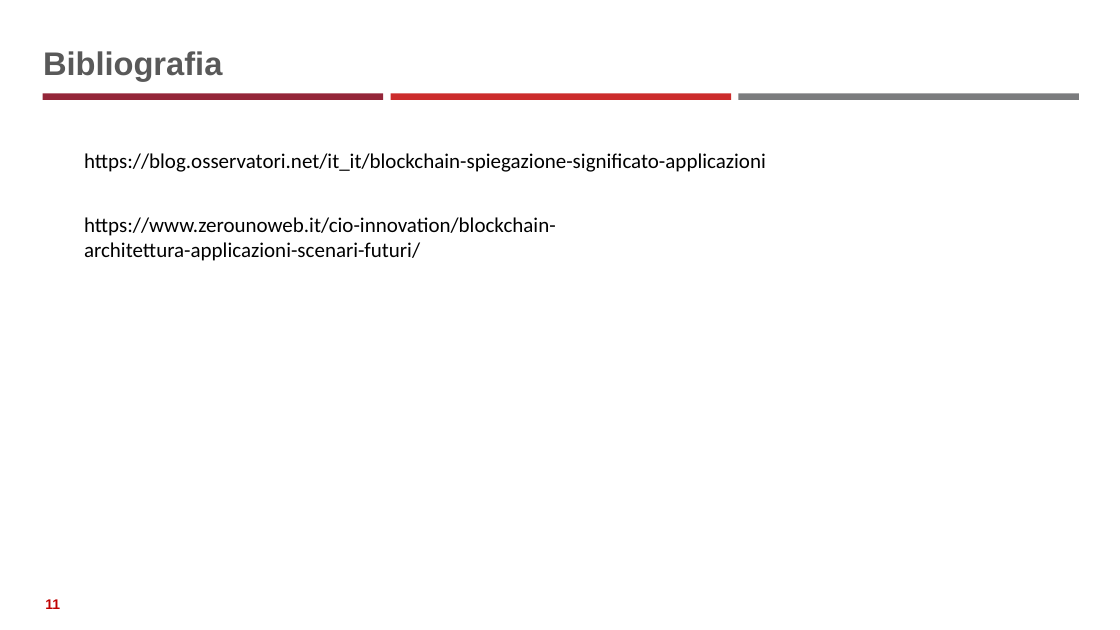
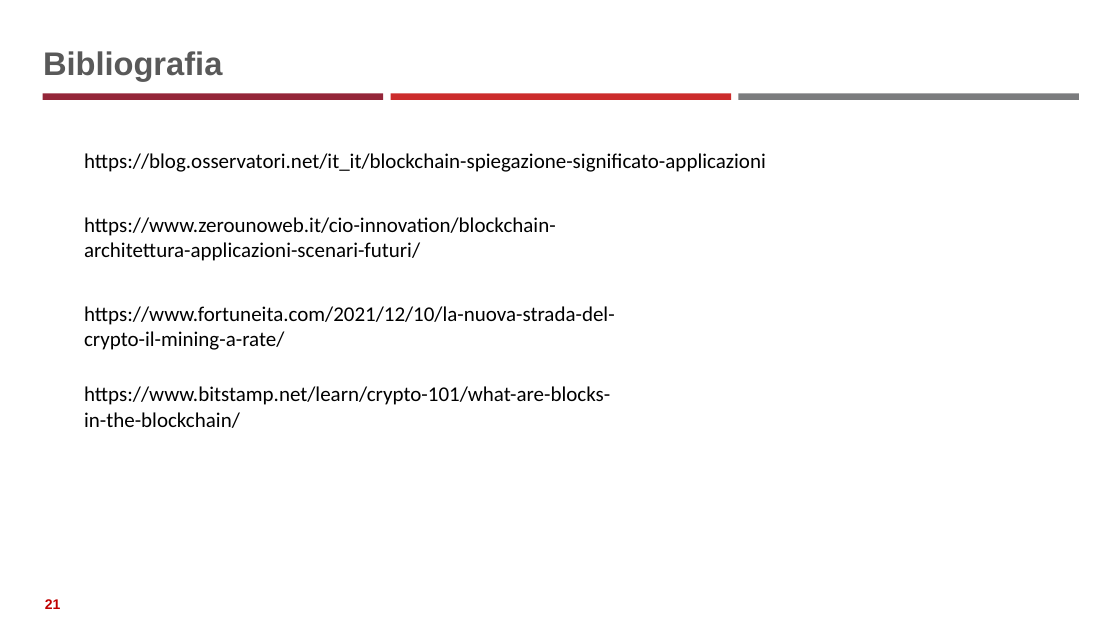
Before and after one commit to neural1977/data_science_interview_material, a slide deck: slide 21 of Assicurazioni/Distributed Ledger Technology_ita.pptx (slide 11 before the commit). Drawn at 1120x630 pixels with LibreOffice and Linux fonts; fonts in the diff are those of the drawing. Boxes give left, top, right and bottom in pixels: in the first picture for what was removed or moved away, otherwise in the second. Text is boxed around its words. In the diff, an @@ line names an element or a change of style, - is before the commit and + after.

```diff
--- a/Assicurazioni/Distributed Ledger Technology_ita.pptx
+++ b/Assicurazioni/Distributed Ledger Technology_ita.pptx
@@ text added at [84,306,615,350], 18 pt, text #000000 @@
+https://www.fortuneita.com/2021/12/10/la-nuova-strada-del-crypto-il-mining-a-rate/
@@ text added at [84,386,610,428], 18 pt, text #000000 @@
+https://www.bitstamp.net/learn/crypto-101/what-are-blocks-in-the-blockchain/
@@ page number at [45,599,61,609]: text changed @@
-11
+21
```
Also in this commit, not shown: 2 other slides changed, 10 slides added.
